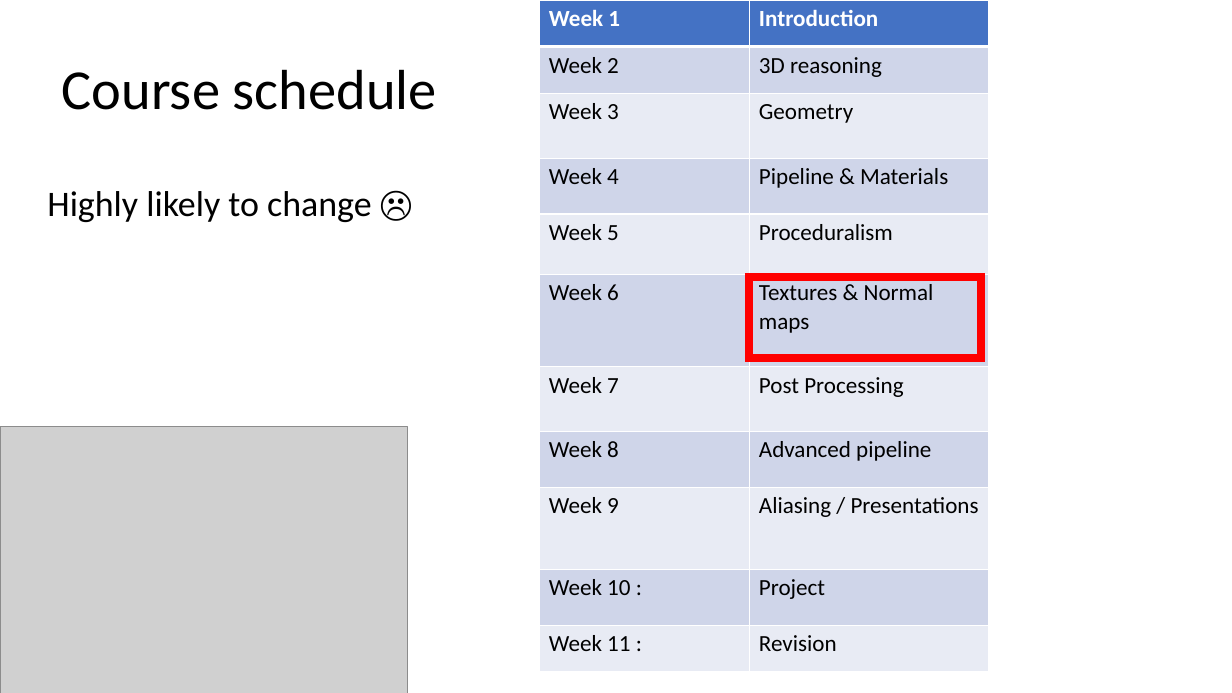
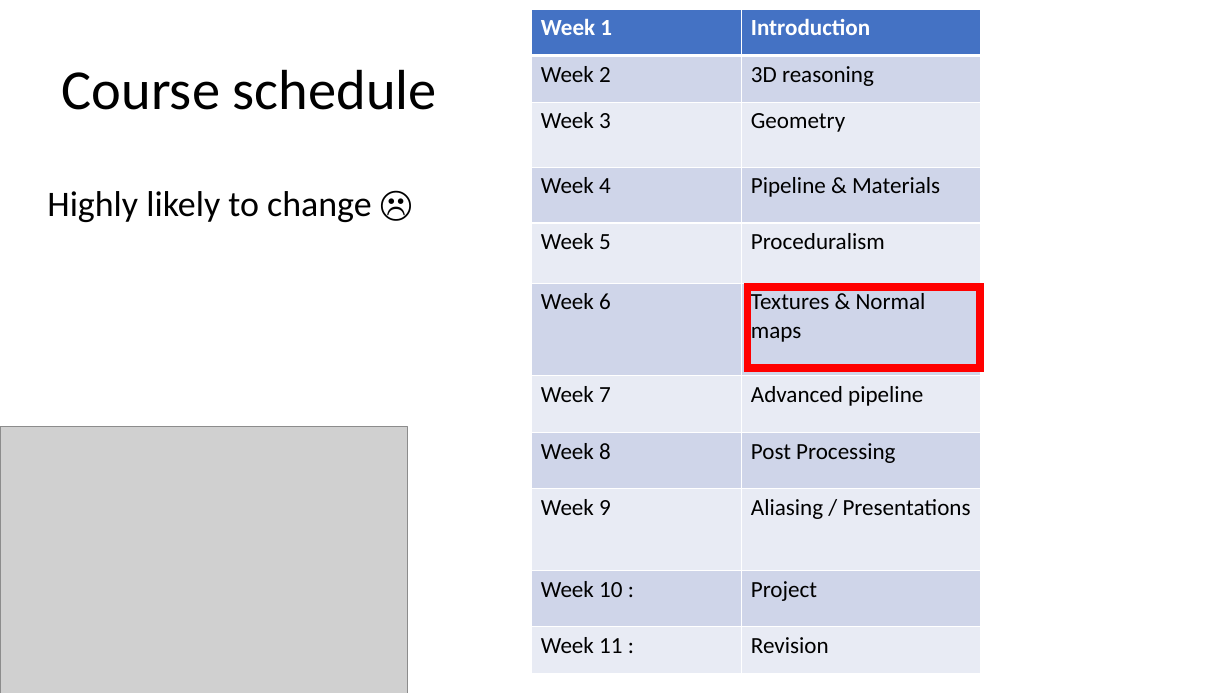
Before and after one commit to harveypekar/3dgraphics, a slide deck: slide 5 of course/3d_slides_w6.pptx (slide 3 before the commit). Drawn at 1232x693 pixels with LibreOffice and Linux fonts; fonts in the diff are those of the drawing; grey boxes stand for pictures. Boxes give left, top, right and bottom in pixels: in the first picture for what was removed or moved away, otherwise in the second. Text is boxed around its words. In the diff, an @@ line names an element or a change of style, - is before the commit and + after.

```diff
--- a/course/3d_slides_w6.pptx
+++ b/course/3d_slides_w6.pptx
@@ table at <box>531,9,980,684</box> @@
-row 7, column 2: Post Processing
+row 7, column 2: Advanced pipeline
-row 8, column 2: Advanced pipeline
+row 8, column 2: Post Processing
@@ table: place and size @@
-table at <box>540,0,988,682</box>
+table at <box>531,9,980,684</box>
@@ rectangle: place and size @@
-rectangle at <box>749,277,982,359</box>
+rectangle at <box>748,287,981,369</box>
```
Also in this commit, not shown: 3 other slides changed, 16 slides added, 6 slides removed.
